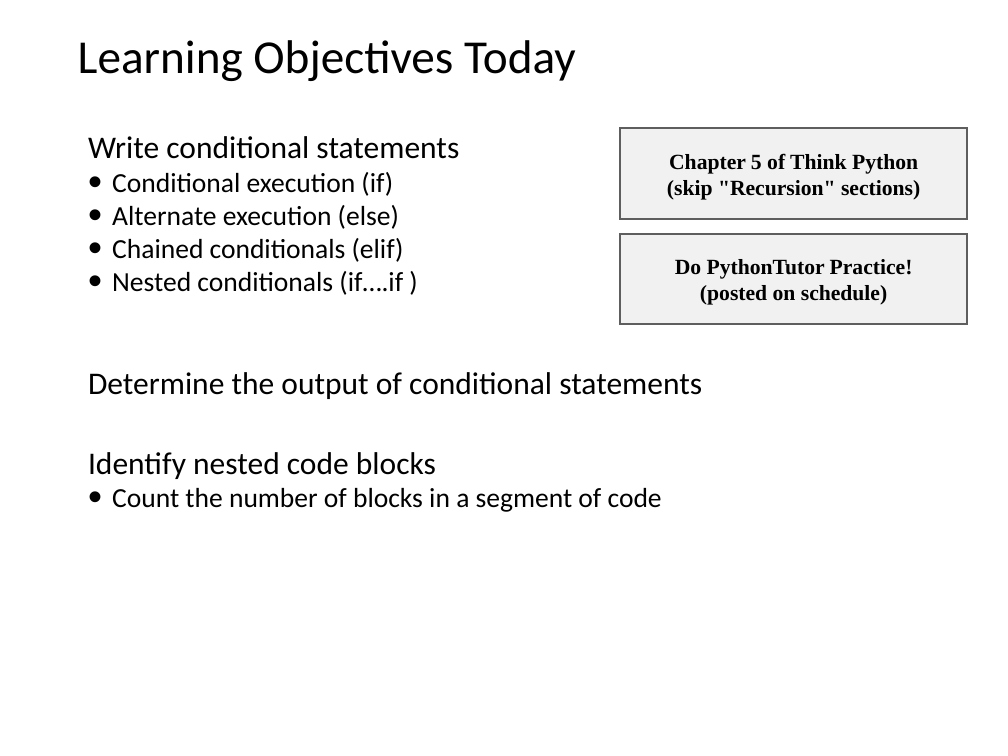
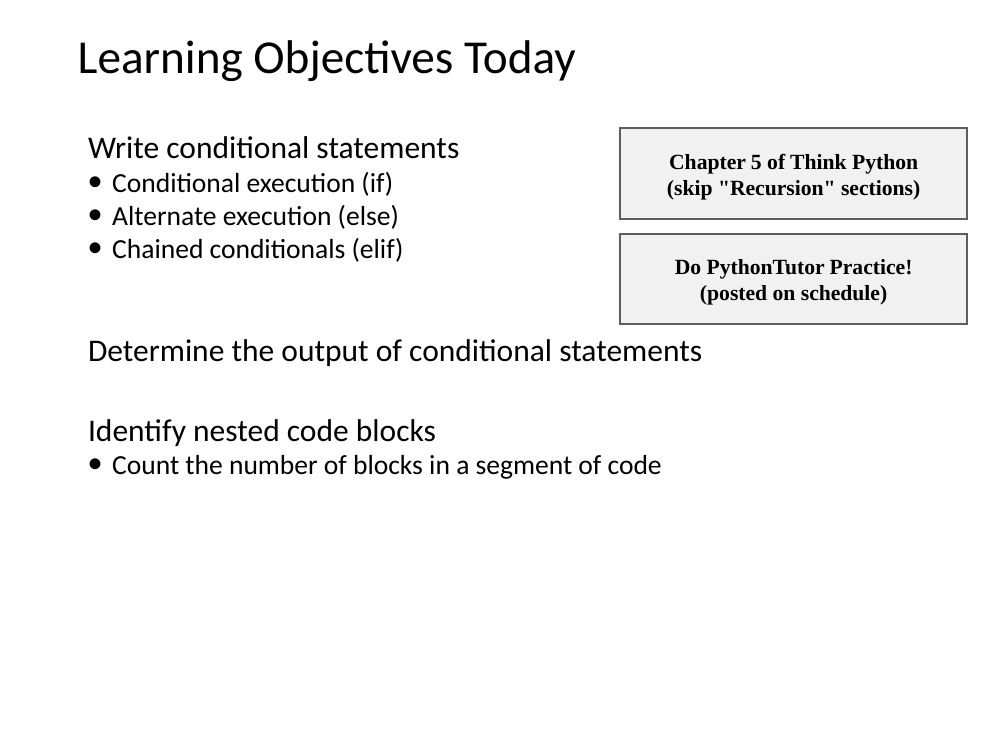
Before and after one commit to tylerharter/caraza-harter-com, a slide deck: slide 3 of tyler/meena/cs220/s22/materials/lecture_ppts/lec_08_S22.ppt. Drawn at 1008x756 pixels with LibreOffice and Linux fonts; fonts in the diff are those of the drawing. Boxes give left, top, right and bottom in pixels: in the first picture for what was removed or moved away, otherwise in the second. Text is boxed around its words. In the diff, an @@ line names an element or a change of style, - is before the commit and + after.

Commit message:
andys changes lec08 and lec09
moved nested conditionals and the stoplight example to lec09
added in lec08 example with classify_age
focus in lec08 on the date formatter example
wrote learning objectives for lec09

```diff
--- a/tyler/meena/cs220/s22/materials/lecture_ppts/lec_08_S22.ppt
+++ b/tyler/meena/cs220/s22/materials/lecture_ppts/lec_08_S22.ppt
@@ text at <box>112,271,403,295</box>: paragraph removed @@
-• Nested conditionals (if….if )
```
Also in this commit, not shown: 2 other slides changed, 6 slides removed, 1 other file.
